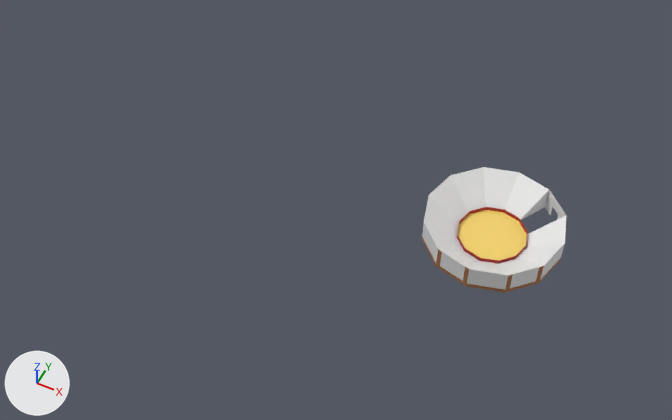
What one commit did to the Blender file assets/buildings/bullfighting_arena.blend.
Before and after are seen from a 50 mm lens placed at (29.5, -138.2, 161.8), pointed at (-40.1, 1.0, -12.2). Every picture has the same lights, and +X, +Y and +Z are marked at lower left. The older version comes first.

The scene before the commit, as lines of its bpy script (objects in view):
```python
me_circle_005 = bpy.data.meshes.new('Circle.005')
me_circle_005.from_pydata(...)  # 418 vertices, 359 faces; spans x -16.0..16.0, y -16.0..16.0, z 0.0..6.0
# faces by material slot: [1, 12, 208, 15, 123]
me_circle_005.materials.append(mat_sand_001)  # yellow #f2d16b
me_circle_005.materials.append(mat_walls)  # red #b22222
me_circle_005.materials.append(mat_white)  # white #e7e7e7
me_circle_005.materials.append(mat_white2)  # white #e7e7e7
me_circle_005.materials.append(mat_bricks)  # brown #a97148
ob_circle = bpy.data.objects.new('Circle', me_circle_005)
ob_circle.location = (0.0, 0.0, 0.0)
```
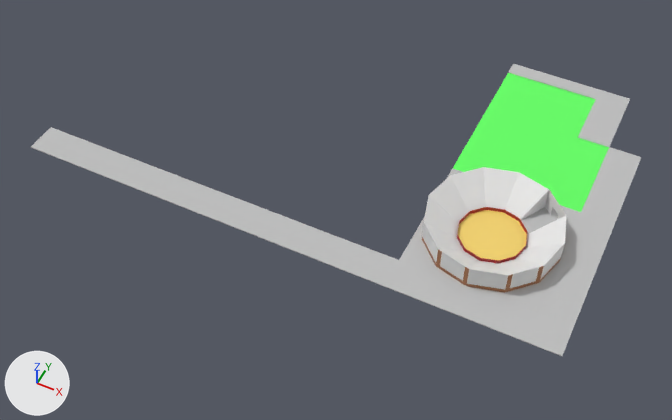
What the commit changed:
Material 'Grass' (mat_grass) is new.
Its base color is (0.133, 1.0, 0.133) (green #66ff66).
Its roughness is 1.0.
Material 'Sidewalk' (mat_sidewalk) is new.
Its base color is (0.521, 0.521, 0.521) (light grey #bfbfbf).
Its roughness is 1.0.
me_circle_005 is used by ob_circle; location (0.0, 0.0, 0.0).
me_circle_005 had 418 vertices, 359 faces and spanned x -16.0..16.0, y -16.0..16.0, z 0.0..6.0.
me_circle_005 now has 519 vertices, 439 faces and spans x -112.0..24.0, y -24.0..60.0, z 0.0..6.0.
Part 1, on me_circle_005:
101 vertices are added at x -112.0..24.0, y -24.0..60.0, z 0.0..0.2.
12 new faces join them, mat_grass (green #66ff66).
67 new faces join them, mat_sidewalk (light grey #bfbfbf).
1 new face joins them, mat_sand_001 (yellow #f2d16b).
me_circle_005 gains material mat_grass (green #66ff66).
me_circle_005 gains material mat_sidewalk (light grey #bfbfbf).

Where the change shows, as pixel boxes (x1, y1, x2, y2) in the pictures (672 x 420 px):
'Circle', reshaped (321% wider, 131% taller)
    before: (422, 167, 566, 293)
    after: (31, 64, 641, 356)
part 1 of me_circle_005, added
    after: (31, 64, 641, 356)
